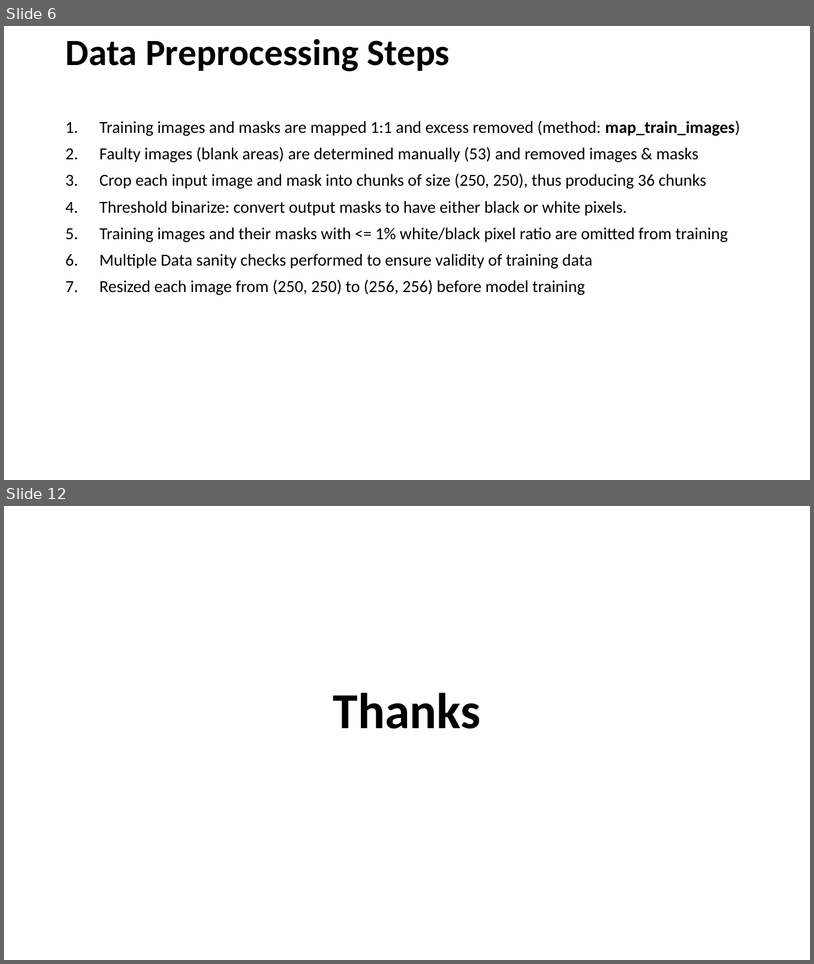
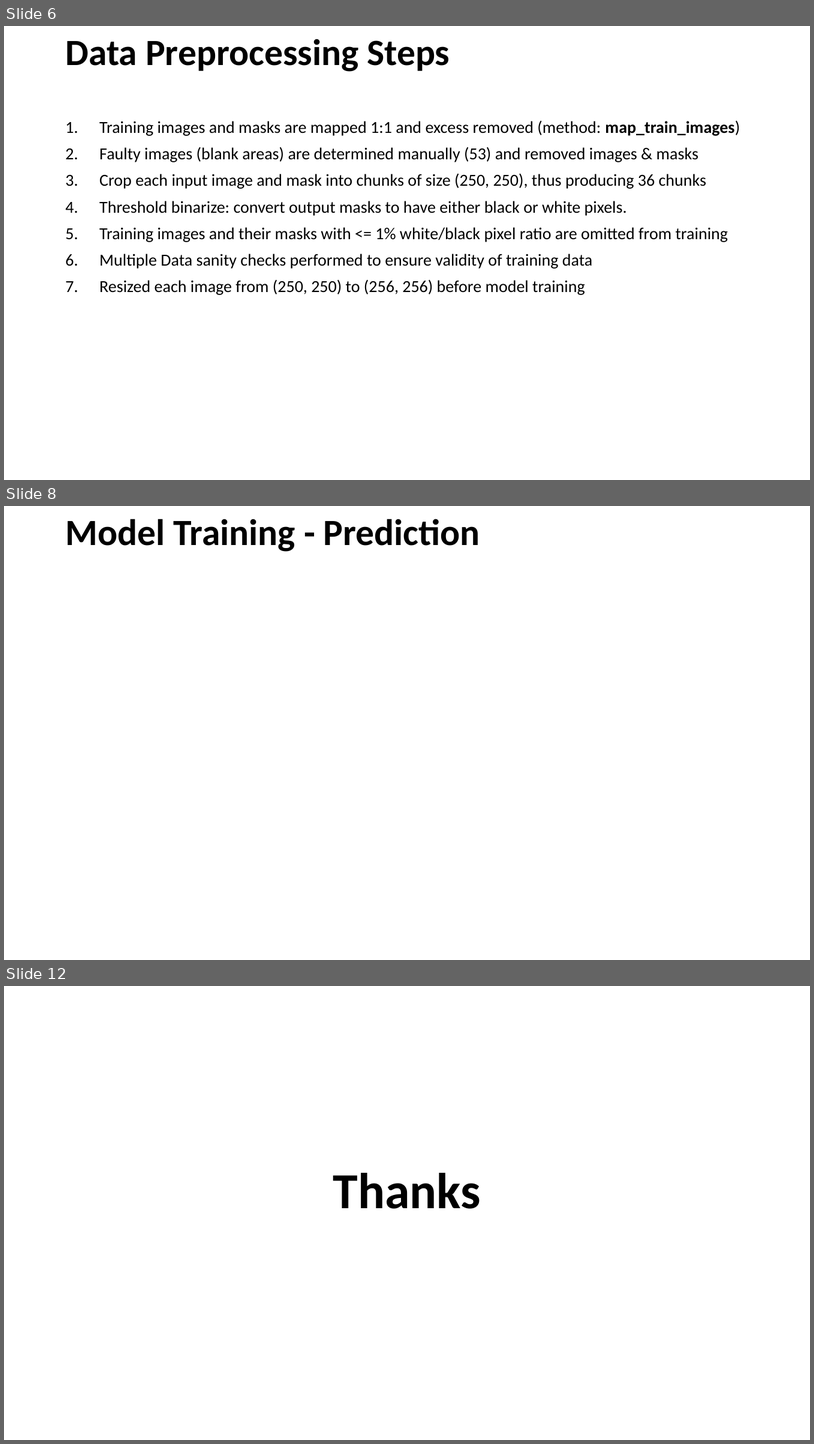
Before and after one commit to binit9/road_detection_satelite_imagery, a slide deck: Road Features from Satellite Imagery.pptx. Shown one above the other, each under a label of ours: slides 6 and 12 before the commit, slides 6, 8 and 12 after it; the slides between them are not shown. The pictures are 814x964 and 814x1444 pixels, drawn with LibreOffice and Linux fonts; fonts in the diff are those of the drawing. Boxes give left, top, right and bottom in pixels: in the first picture for what was removed or moved away, otherwise in the second. Text is boxed around its words. In the diff, an @@ line names an element or a change of style, - is before the commit and + after.

```diff
--- a/Road Features from Satellite Imagery.pptx
+++ b/Road Features from Satellite Imagery.pptx
@@ slide 8 added at (4, 506, 810, 960), background #FFFFFF @@
@@ text added at (65, 519, 480, 552), 44 pt, text #000000, bold @@
+Model Training - Prediction
```
Also in this commit, not shown: 2 slides changed, 2 other slides added, 3 slides removed, 2 other files.
